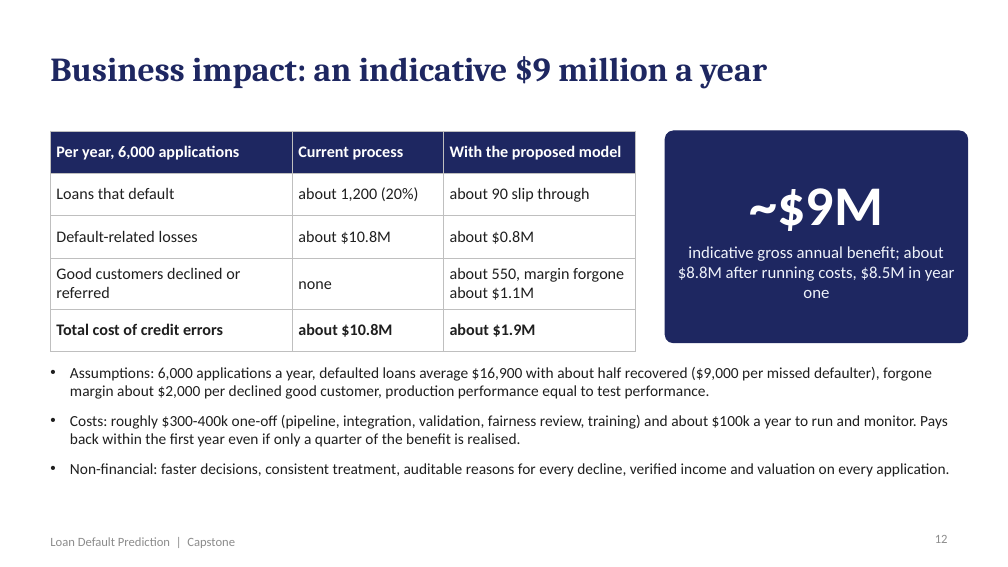
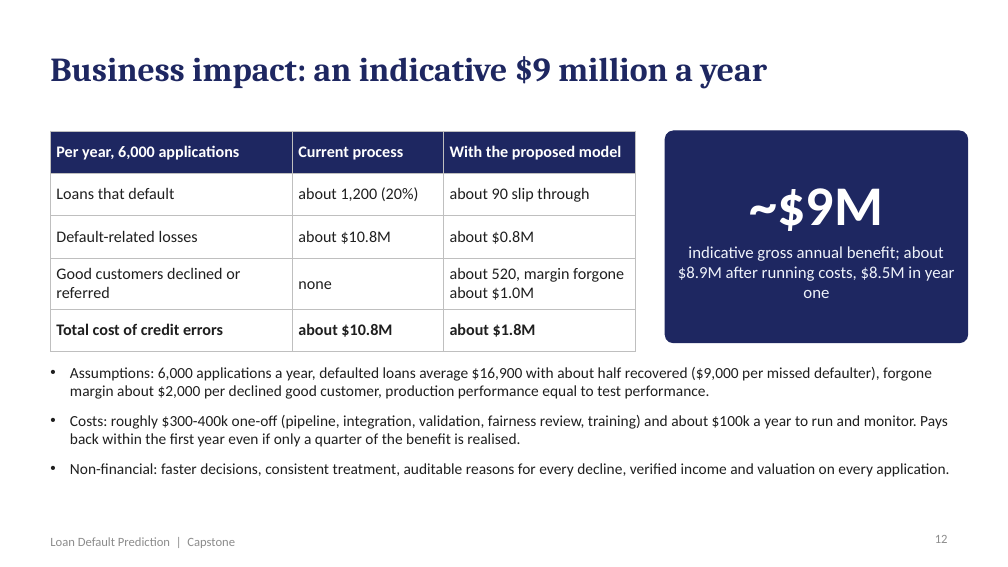
Before and after one commit to shubham1891/Personal-code, a slide deck: slide 12 of presentation/Loan_Default_Prediction_Presentation.pptx. Drawn at 1008x567 pixels with LibreOffice and Linux fonts; fonts in the diff are those of the drawing. Boxes give left, top, right and bottom in pixels: in the first picture for what was removed or moved away, otherwise in the second. Text is boxed around its words. In the diff, an @@ line names an element or a change of style, - is before the commit and + after.

```diff
--- a/presentation/Loan_Default_Prediction_Presentation.pptx
+++ b/presentation/Loan_Default_Prediction_Presentation.pptx
@@ table at bbox=[50, 131, 635, 341] @@
-row 4, column 3: about 550, margin forgone about $1.1M
+row 4, column 3: about 520, margin forgone about $1.0M
-row 5, column 3: about $1.9M
+row 5, column 3: about $1.8M
@@ text at bbox=[678, 246, 955, 298]: text changed @@
-indicative gross annual benefit; about $8.8M after running costs, $8.5M in year one
+indicative gross annual benefit; about $8.9M after running costs, $8.5M in year one
```
Also in this commit, not shown: 9 other slides changed, 18 other files.
